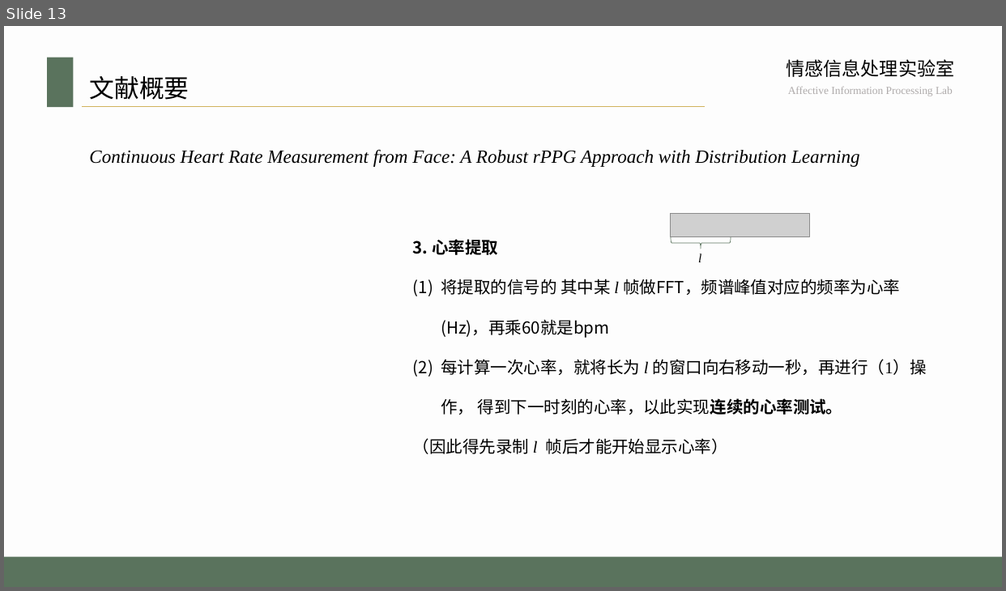
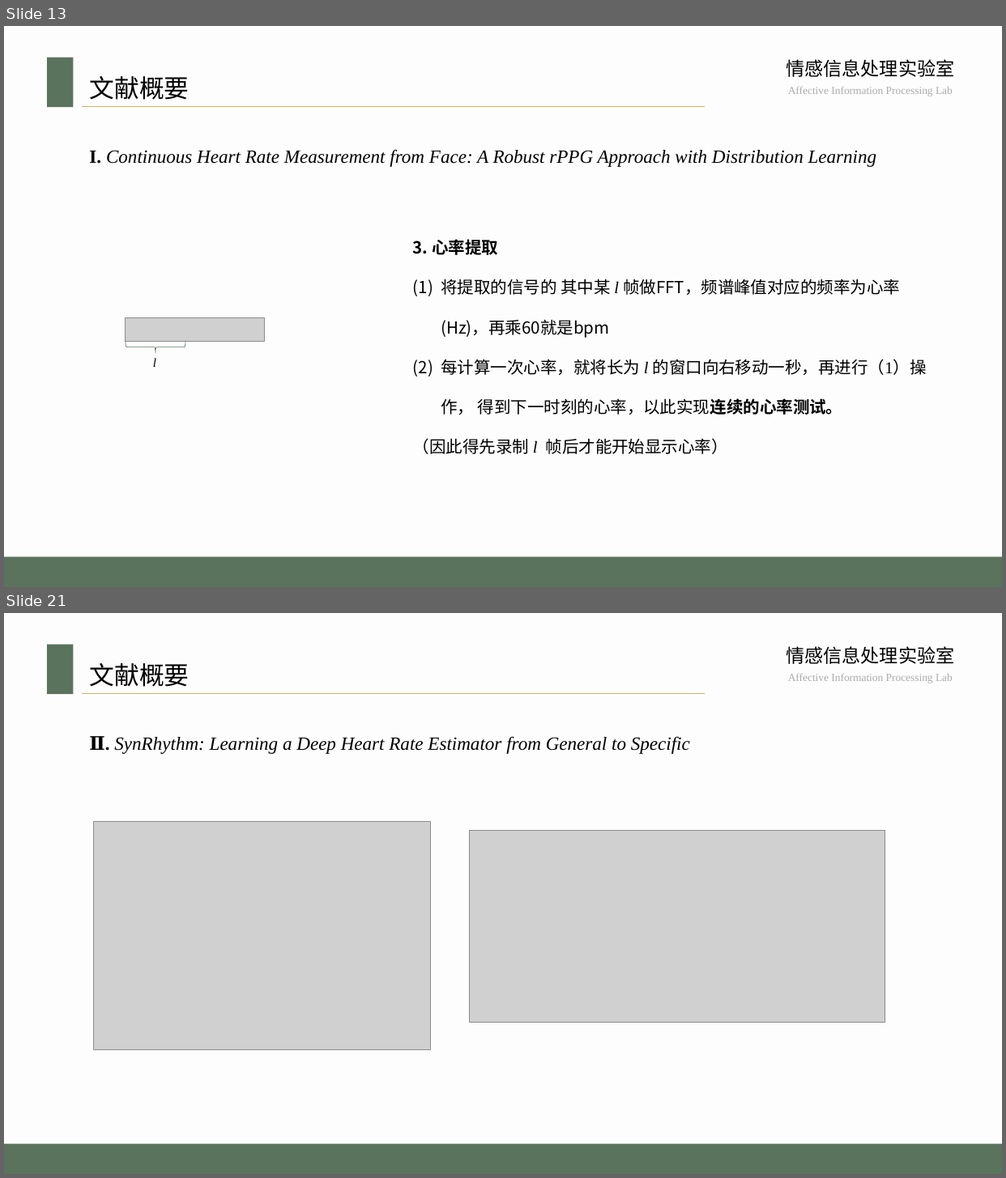
Before and after one commit to whatcarp/rppgrppg, a slide deck: 东大模板.pptx. Shown one above the other, each under a label of ours: slide 13 before the commit, slides 13 and 21 after it; the slides between them are not shown. The pictures are 1006x591 and 1006x1178 pixels, drawn with LibreOffice and Linux fonts; fonts in the diff are those of the drawing; grey boxes stand for pictures; background and template pictures are left out. Boxes give left, top, right and bottom in pixels: in the first picture for what was removed or moved away, otherwise in the second. Text is boxed around its words. In the diff, an @@ line names an element or a change of style, - is before the commit and + after.

```diff
--- a/东大模板.pptx
+++ b/东大模板.pptx
@@ slide 21 added at (4,613,1002,1174), background #E7E6E6 at 5% opacity; not listed: 5 template elements that a slide beside it also shows @@
@@ title added at (89,663,189,687), 24 pt, text #000000 @@
+文献概要
@@ text added at (89,736,690,754), 18 pt, text #000000, italic @@
+Ⅱ. SynRhythm: Learning a Deep Heart Rate Estimator from General to Specific
@@ picture added at (93,822,431,1050) @@
@@ picture added at (470,831,885,1023) @@
@@ slide 13 changed as well @@
@@ text at (89,149,877,167): text changed @@
-Continuous Heart Rate Measurement from Face: A Robust rPPG Approach with Distribution Learning
+I. Continuous Heart Rate Measurement from Face: A Robust rPPG Approach with Distribution Learning
@@ 1 picture, 1 text, 1 right brace: place and size @@
-1 picture, 1 text, 1 right brace at (671,214,809,263)
+1 picture, 1 text, 1 right brace at (126,318,264,367)
```
Also in this commit, not shown: 8 other slides changed, 15 other slides added.
